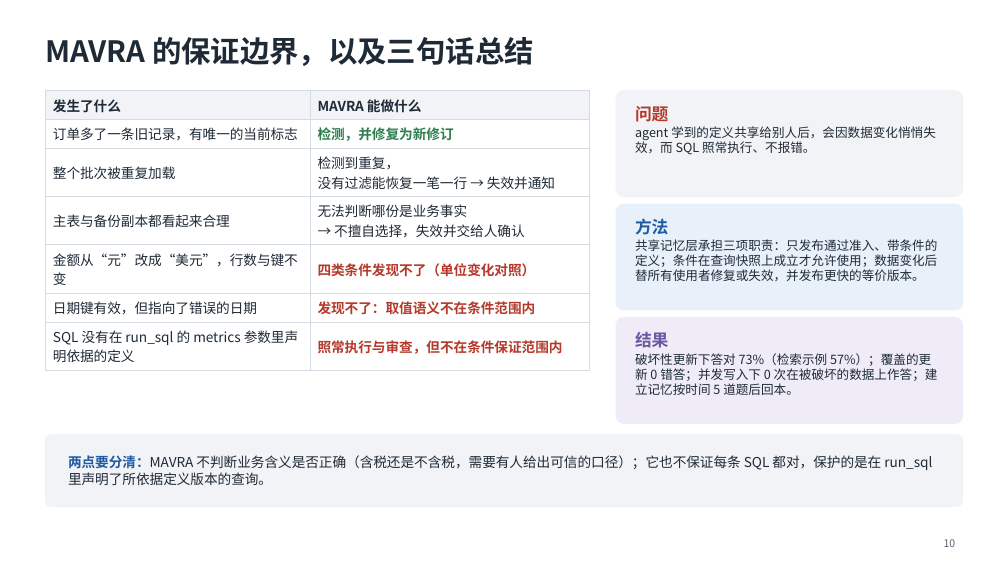
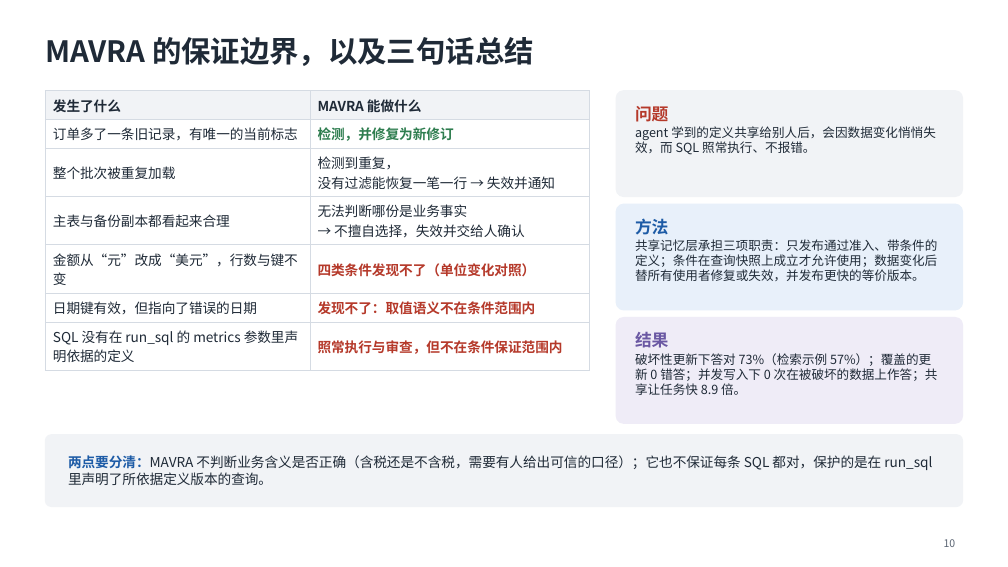
Before and after one commit to mmmttt000045/agent4db-adapter, a slide deck: slide 10 of docs/mavra-system.pptx. Drawn at 1008x567 pixels with LibreOffice and Linux fonts; fonts in the diff are those of the drawing. Boxes give left, top, right and bottom in pixels: in the first picture for what was removed or moved away, otherwise in the second. Text is boxed around its words. In the diff, an @@ line names an element or a change of style, - is before the commit and + after.

```diff
--- a/docs/mavra-system.pptx
+++ b/docs/mavra-system.pptx
@@ text at bbox=[635, 353, 938, 395]: text changed @@
-破坏性更新下答对 73%（检索示例 57%）；覆盖的更新 0 错答；并发写入下 0 次在被破坏的数据上作答；建立记忆按时间 5 道题后回本。
+破坏性更新下答对 73%（检索示例 57%）；覆盖的更新 0 错答；并发写入下 0 次在被破坏的数据上作答；共享让任务快 8.9 倍。
```
Also in this commit, not shown: 2 other slides changed, 21 other files.
